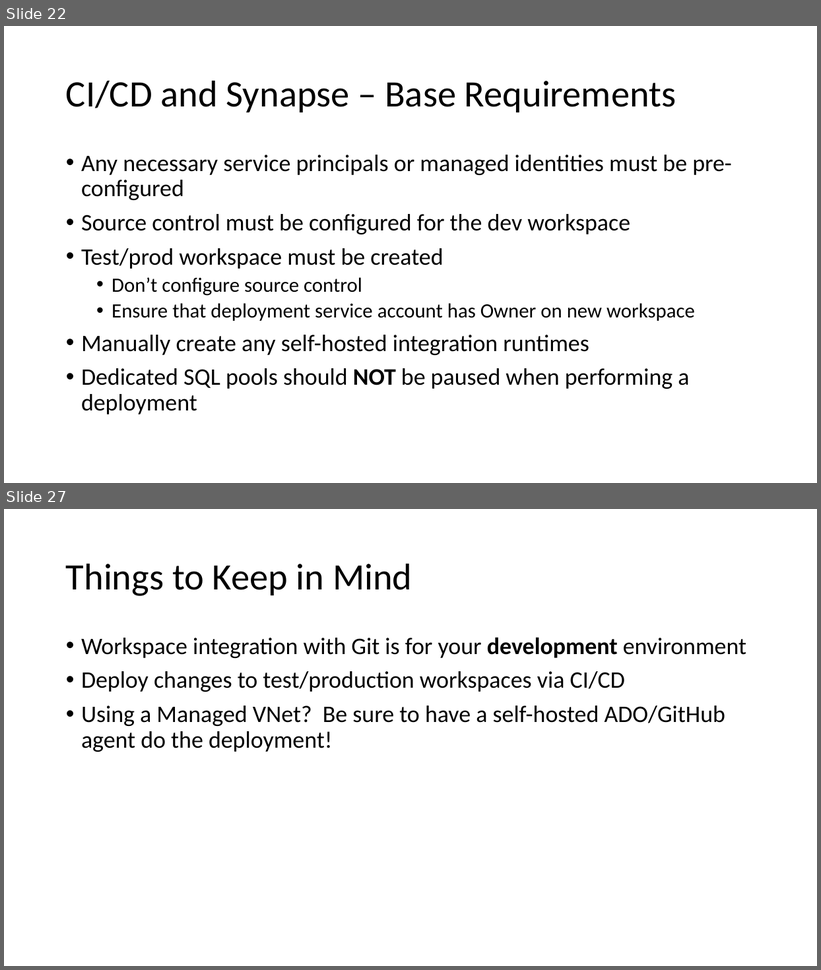
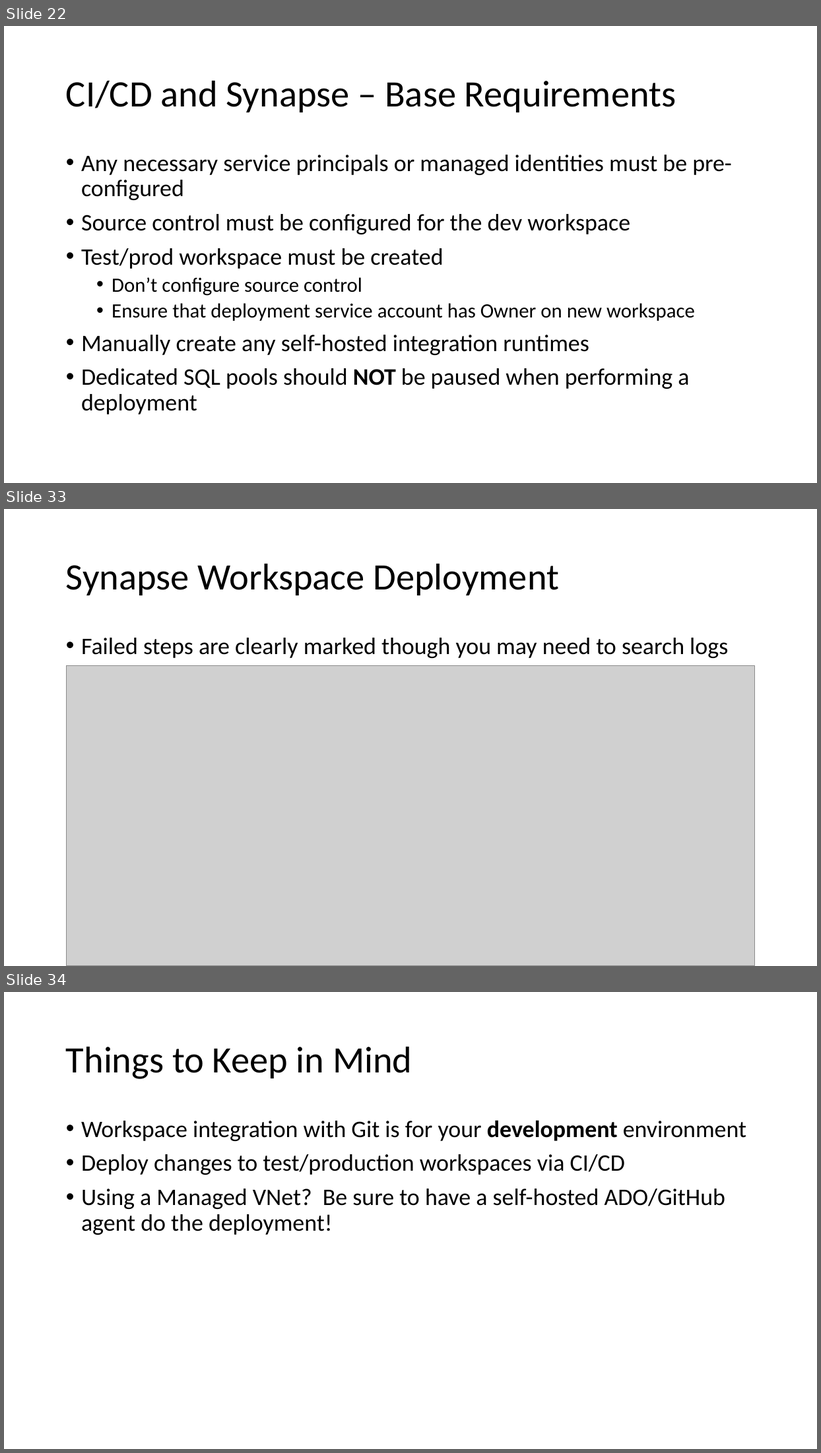
Before and after one commit to solliancenet/precon-synapse-power-bi, a slide deck: Slides/02 - Synapse Development.pptx. Shown one above the other, each under a label of ours: slides 22 and 27 before the commit, slides 22, 33 and 34 after it; the slides between them are not shown. The pictures are 821x970 and 821x1453 pixels, drawn with LibreOffice and Linux fonts; fonts in the diff are those of the drawing; grey boxes stand for pictures. Boxes give left, top, right and bottom in pixels: in the first picture for what was removed or moved away, otherwise in the second. Text is boxed around its words. In the diff, an @@ line names an element or a change of style, - is before the commit and + after.

```diff
--- a/Slides/02 - Synapse Development.pptx
+++ b/Slides/02 - Synapse Development.pptx
@@ slide 33 added at box(4, 509, 817, 966), background #FFFFFF @@
@@ title added at box(66, 563, 560, 595), 44 pt, text #000000 @@
+Synapse Workspace Deployment
@@ text added at box(81, 638, 728, 658), 28 pt, text #000000 @@
+• Failed steps are clearly marked though you may need to search logs
@@ picture added at box(66, 666, 755, 966) @@
@@ what was slide 27 is now slide 34 @@
```
Also in this commit, not shown: 3 slides changed, 7 other slides added, 1 slide removed, 1 other file.
